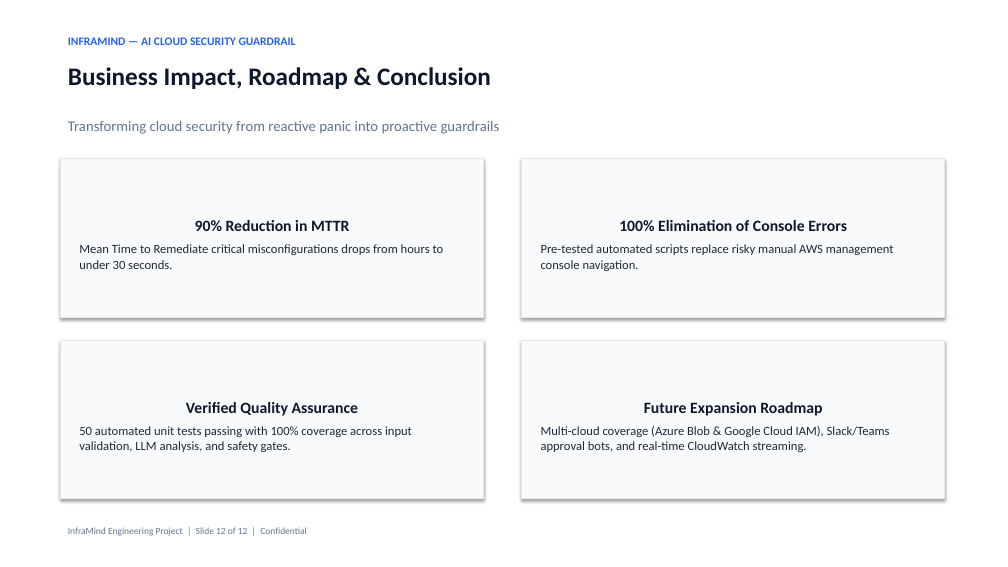
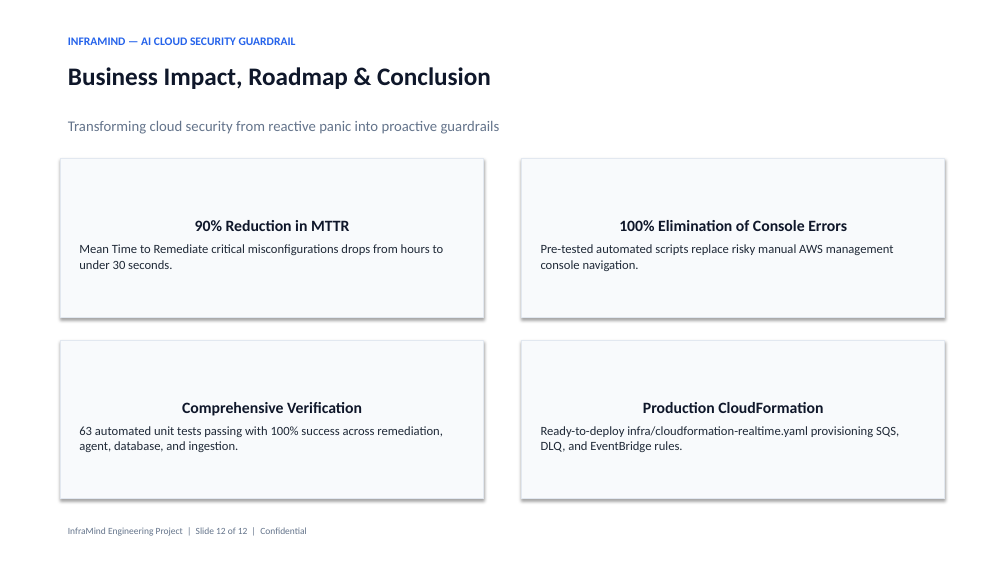
Before and after one commit to Rakesh21077/InfraMind, a slide deck: slide 12 of presentation/InfraMind_Pitch_Deck.pptx. Drawn at 1008x567 pixels with LibreOffice and Linux fonts; fonts in the diff are those of the drawing. Boxes give left, top, right and bottom in pixels: in the first picture for what was removed or moved away, otherwise in the second. Text is boxed around its words. In the diff, an @@ line names an element or a change of style, - is before the commit and + after.

Commit message:
feat: Upgrade InfraMind to Version 2 real-time cloud security platform

```diff
--- a/presentation/InfraMind_Pitch_Deck.pptx
+++ b/presentation/InfraMind_Pitch_Deck.pptx
@@ text in rectangle at <box>79,402,443,452</box>: text changed @@
-Verified Quality Assurance
-50 automated unit tests passing with 100% coverage across input validation, LLM analysis, and safety gates.
+Comprehensive Verification
+63 automated unit tests passing with 100% success across remediation, agent, database, and ingestion.
@@ text in rectangle at <box>541,402,899,452</box>: text changed @@
-Future Expansion Roadmap
-Multi-cloud coverage (Azure Blob & Google Cloud IAM), Slack/Teams approval bots, and real-time CloudWatch streaming.
+Production CloudFormation
+Ready-to-deploy infra/cloudformation-realtime.yaml provisioning SQS, DLQ, and EventBridge rules.
```
Also in this commit, not shown: 2 other slides changed, 17 other files.
